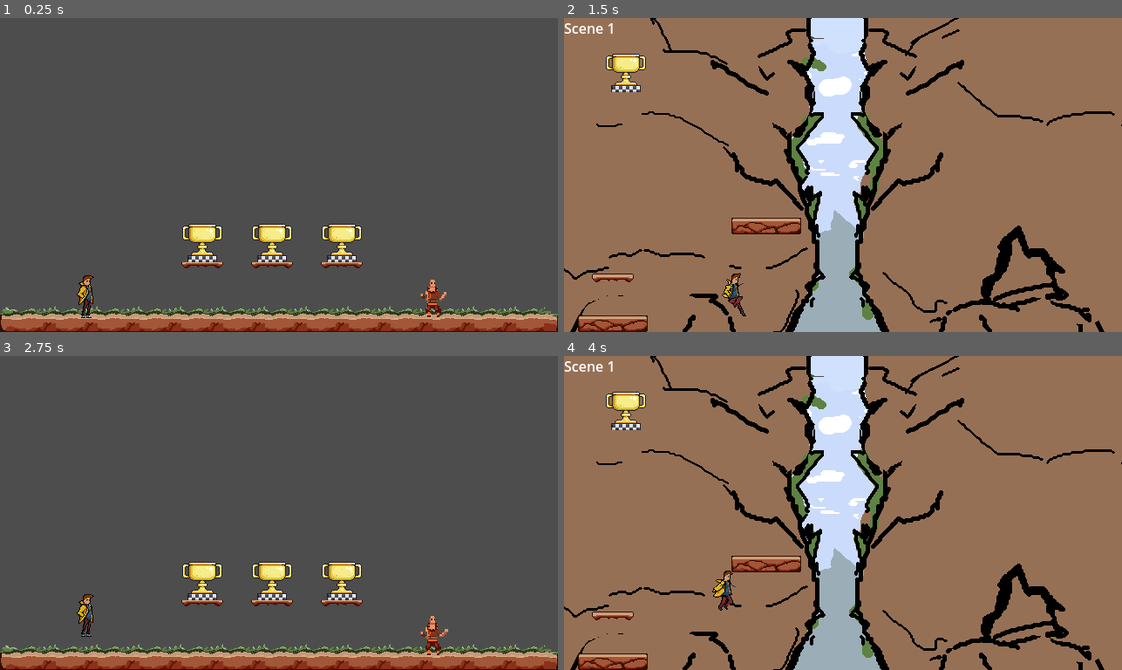
Above: before the commit, frames 1-4 (two rows, left to right).
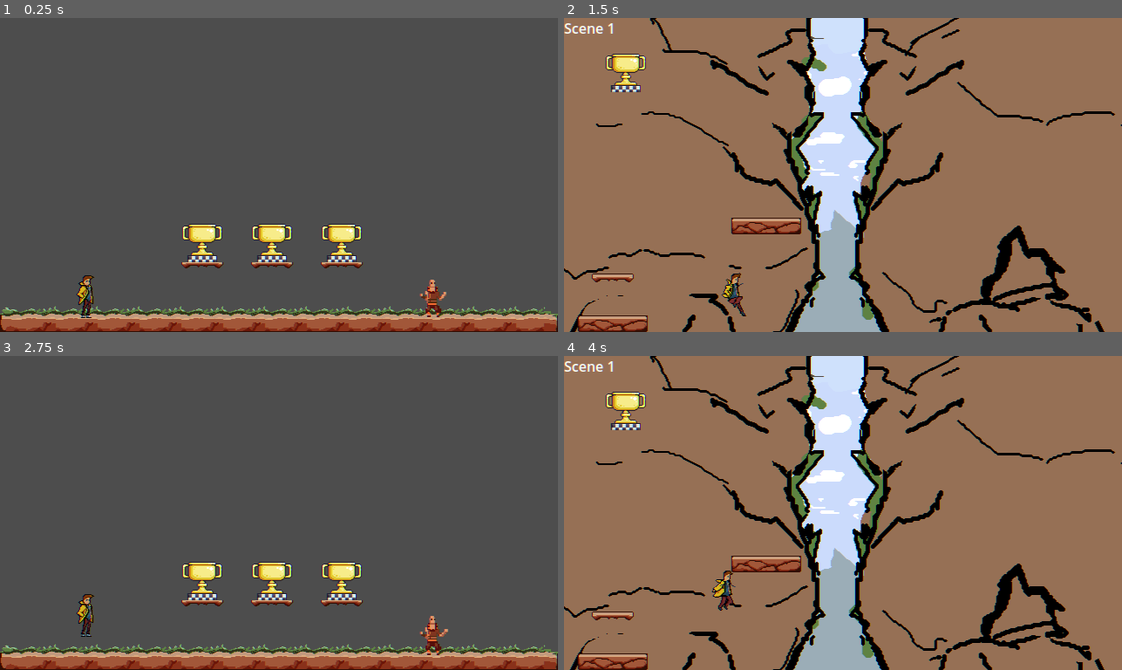
Above: after the commit, the same moments.

Repository: DeVelox/Niro
Game: Godot game, scene res://main.tscn
Same seed, same stepped clock (60 frames per second), same inputs: the game is played once before the commit and once after it.
Inputs:
- Up to frame 1 (0.25 s): no input
- Up to frame 2 (1.5 s): hold D (right) from 0.53 s (still down); tap Shift (dash) at 0.6 s; tap Space (jump) at 0.77 s; tap F (interact) at 1.35 s
- Up to frame 3 (2.75 s): tap Space (jump) at 1.52 s; release D (right) at 2.03 s; hold A (left) from 2.03 s (still down); tap Shift (dash) at 2.1 s
- Up to frame 4 (4 s): release A (left) at 2.78 s; hold D (right) from 2.78 s (still down); tap F (interact) at 2.85 s; tap Space (jump) at 3.02, 3.77 s; tap Shift (dash) at 3.6 s

The runs differ from the first frame. In frame 1, 1.4% of the frame differs, in the area x 0-100%, y 65-100%; in frame 2, 4.8%, in the area x 0-100%, y 0-100%; in frame 3, 1.4%; in frame 4, 4.8%.

Commit message:
More shader

Diff:
--- a/main.tscn
+++ b/main.tscn
@@ -1,6 +1,14 @@
-[gd_scene load_steps=2 format=3 uid="uid://buwbgoy582pkb"]
+[gd_scene load_steps=4 format=3 uid="uid://buwbgoy582pkb"]
 
 [ext_resource type="Script" path="res://scripts/main.gd" id="1_qd4cp"]
+[ext_resource type="Shader" path="res://scripts/shader/aberration.gdshader" id="2_vcgex"]
+
+[sub_resource type="ShaderMaterial" id="ShaderMaterial_prtvb"]
+shader = ExtResource("2_vcgex")
+shader_parameter/r_displacement = Vector2(1, 0)
+shader_parameter/g_displacement = Vector2(0, 0)
+shader_parameter/b_displacement = Vector2(-1, 0)
+shader_parameter/alpha = 0.5
 
 [node name="Main" type="Node"]
 script = ExtResource("1_qd4cp")
@@ -8,3 +16,14 @@
 
 [node name="Spawn" type="Marker2D" parent="."]
 position = Vector2(130, 260)
+
+[node name="CanvasLayer" type="CanvasLayer" parent="."]
+follow_viewport_enabled = true
+
+[node name="ChromaticAberration" type="ColorRect" parent="CanvasLayer"]
+material = SubResource("ShaderMaterial_prtvb")
+anchors_preset = 15
+anchor_right = 1.0
+anchor_bottom = 1.0
+grow_horizontal = 2
+grow_vertical = 2
--- a/scripts/shader/aberration.gdshader
+++ b/scripts/shader/aberration.gdshader
@@ -6,6 +6,7 @@
 uniform vec2 r_displacement = vec2(1.0, 0.0);
 uniform vec2 g_displacement = vec2(0.0, 0.0);
 uniform vec2 b_displacement = vec2(-1.0, 0.0);
+uniform float alpha : hint_range(0.0, 1.0) = 1.0;
 
 uniform sampler2D SCREEN_TEXTURE : hint_screen_texture, filter_linear_mipmap;
 
@@ -15,5 +16,5 @@
 	float g = texture(SCREEN_TEXTURE, SCREEN_UV + vec2(SCREEN_PIXEL_SIZE*g_displacement), 0.0).g;
 	float b = texture(SCREEN_TEXTURE, SCREEN_UV + vec2(SCREEN_PIXEL_SIZE*b_displacement), 0.0).b;
 
-	COLOR = vec4(r, g, b, 1.0);
+	COLOR = vec4(r, g, b, alpha);
 }
